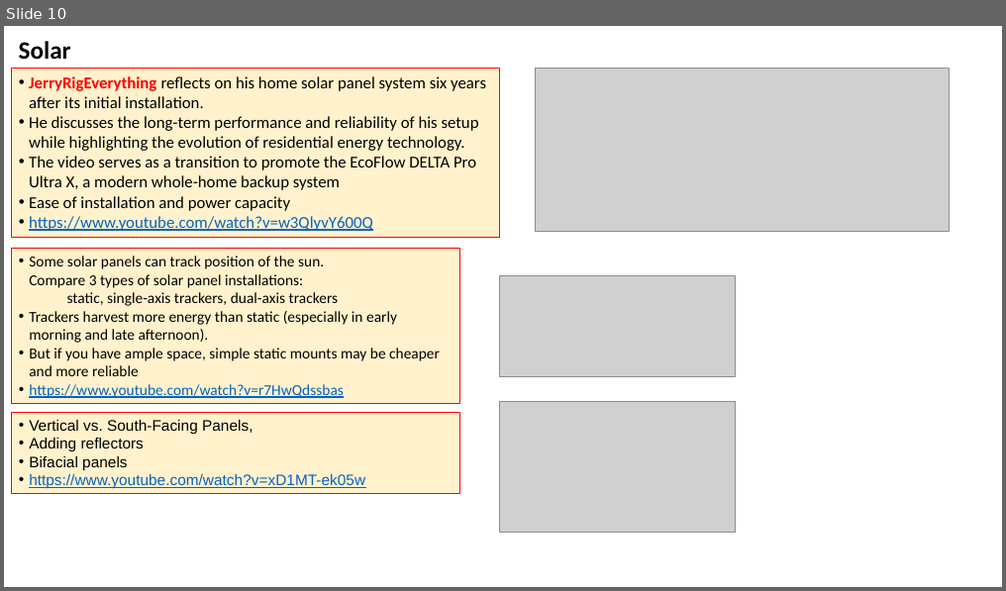
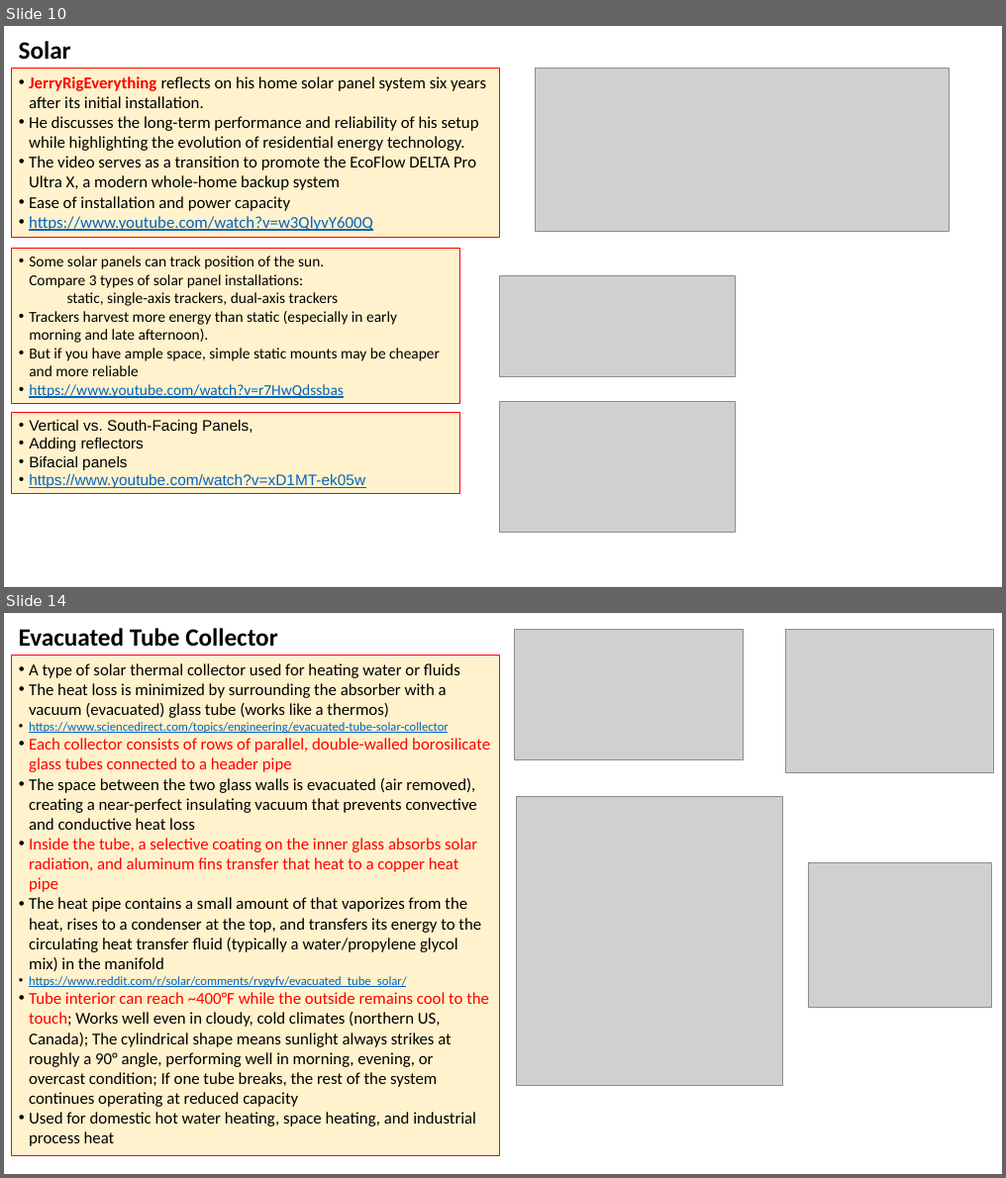
Before and after one commit to lselector/misc_farm, a slide deck: solar.pptx. Shown one above the other, each under a label of ours: slide 10 before the commit, slides 10 and 14 after it; the slides between them are not shown. The pictures are 1006x591 and 1006x1178 pixels, drawn with LibreOffice and Linux fonts; fonts in the diff are those of the drawing; grey boxes stand for pictures. Boxes give left, top, right and bottom in pixels: in the first picture for what was removed or moved away, otherwise in the second. Text is boxed around its words. In the diff, an @@ line names an element or a change of style, - is before the commit and + after.

```diff
--- a/solar.pptx
+++ b/solar.pptx
@@ slide 14 added at [4,613,1002,1174], background #FFFFFF @@
@@ text added at [19,628,277,647], 18 pt, text #000000, bold @@
+Evacuated Tube Collector
@@ picture added at [514,629,744,760] @@
@@ picture added at [785,629,993,772] @@
@@ rectangle added at [11,655,499,1156], fill #FFF2CC, outline #FF0000 0.56 pt, 12 pt, text #000000 @@
+• A type of solar thermal collector used for heating water or fluids
+• The heat loss is minimized by surrounding the absorber with a vacuum (evacuated) glass tube (works like a thermos)
+• https://www.sciencedirect.com/topics/engineering/evacuated-tube-solar-collector
+• Each collector consists of rows of parallel, double-walled borosilicate glass tubes connected to a header pipe
+• The space between the two glass walls is evacuated (air removed), creating a near-perfect insulating vacuum that prevents convective and conductive heat loss
+• Inside the tube, a selective coating on the inner glass absorbs solar radiation, and aluminum fins transfer that heat to a copper heat pipe
+• The heat pipe contains a small amount of that vaporizes from the heat, rises to a condenser at the top, and transfers its energy to the circulating heat transfer fluid (typically a water/propylene glycol mix) in the manifold
+• https://www.reddit.com/r/solar/comments/rvgyfv/evacuated_tube_solar/
+• Tube interior can reach ~400°F while the outside remains cool to the touch; Works well even in cloudy, cold climates (northern US, Canada); The cylindrical shape means sunlight always strikes at roughly a 90° angle, performing well in morning, evening, or overcast condition; If one tube breaks, the rest of the system continues operating at reduced capacity
+• Used for domestic hot water heating, space heating, and industrial process heat
@@ picture added at [516,796,783,1085] @@
@@ picture added at [808,863,992,1007] @@
```
Also in this commit, not shown: 2 slides changed, 2 other slides added, 1 other file.
